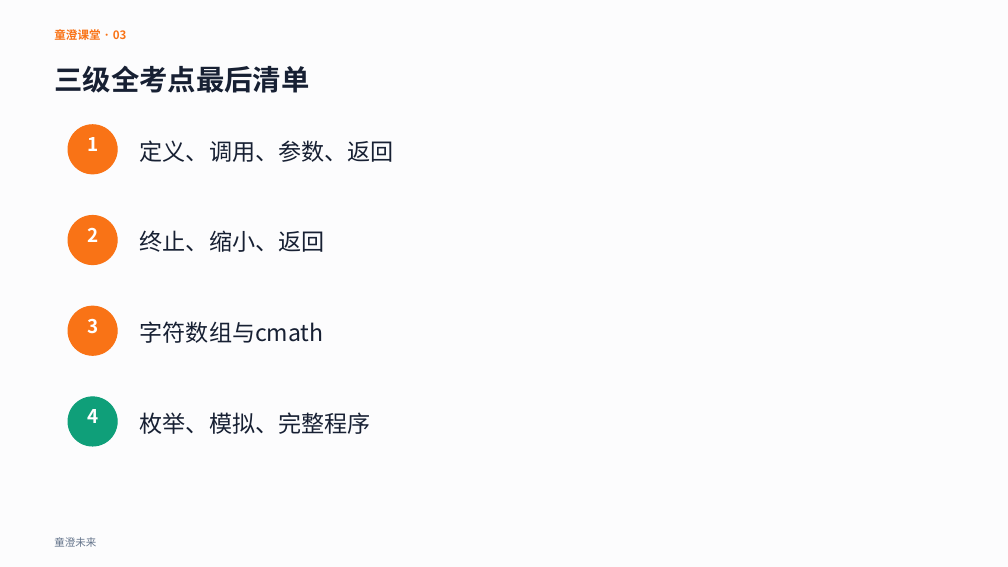
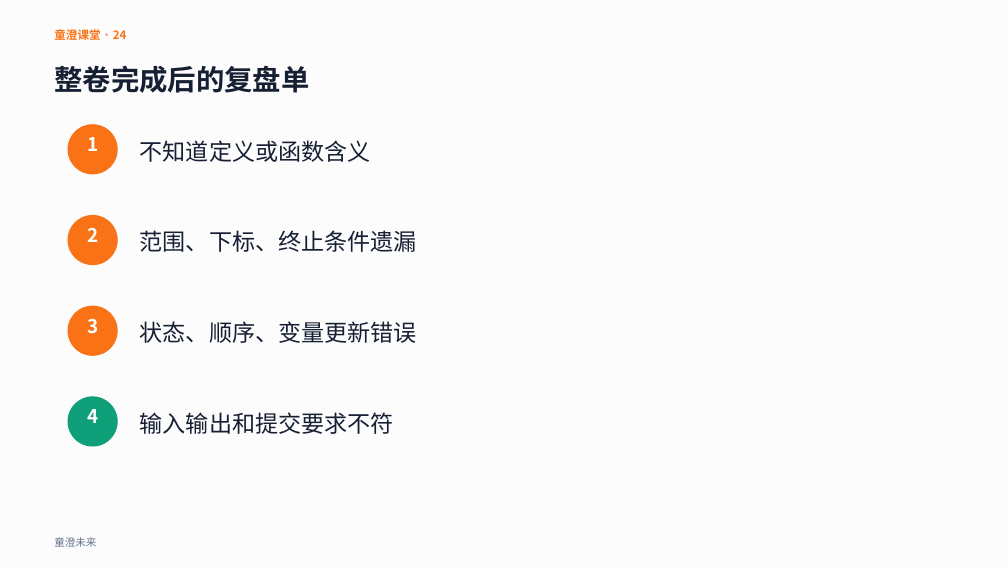
Before and after one commit to aotian/PilotDeck, a slide deck: slide 24 of workspaces/cie-cpp-level3/lesson-12/courseware.pptx (slide 3 before the commit). Drawn at 1008x567 pixels with LibreOffice and Linux fonts; fonts in the diff are those of the drawing. Boxes give left, top, right and bottom in pixels: in the first picture for what was removed or moved away, otherwise in the second. Text is boxed around its words. In the diff, an @@ line names an element or a change of style, - is before the commit and + after.

```diff
--- a/workspaces/cie-cpp-level3/lesson-12/courseware.pptx
+++ b/workspaces/cie-cpp-level3/lesson-12/courseware.pptx
@@ text at <box>54,27,127,43</box>: text changed @@
-童澄课堂 · 03
+童澄课堂 · 24
@@ text at <box>54,65,309,93</box>: text changed @@
-三级全考点最后清单
+整卷完成后的复盘单
@@ text at <box>140,140,371,162</box>: text changed @@
-定义、调用、参数、返回
+不知道定义或函数含义
@@ text at <box>140,230,417,252</box>: text changed @@
-终止、缩小、返回
+范围、下标、终止条件遗漏
@@ text at <box>140,321,417,343</box>: text changed @@
-字符数组与cmath
+状态、顺序、变量更新错误
@@ text at <box>140,412,394,434</box>: text changed @@
-枚举、模拟、完整程序
+输入输出和提交要求不符
```
Also in this commit, not shown: 11 other slides changed, 18 slides added, 13 slides removed, 26 other files.
